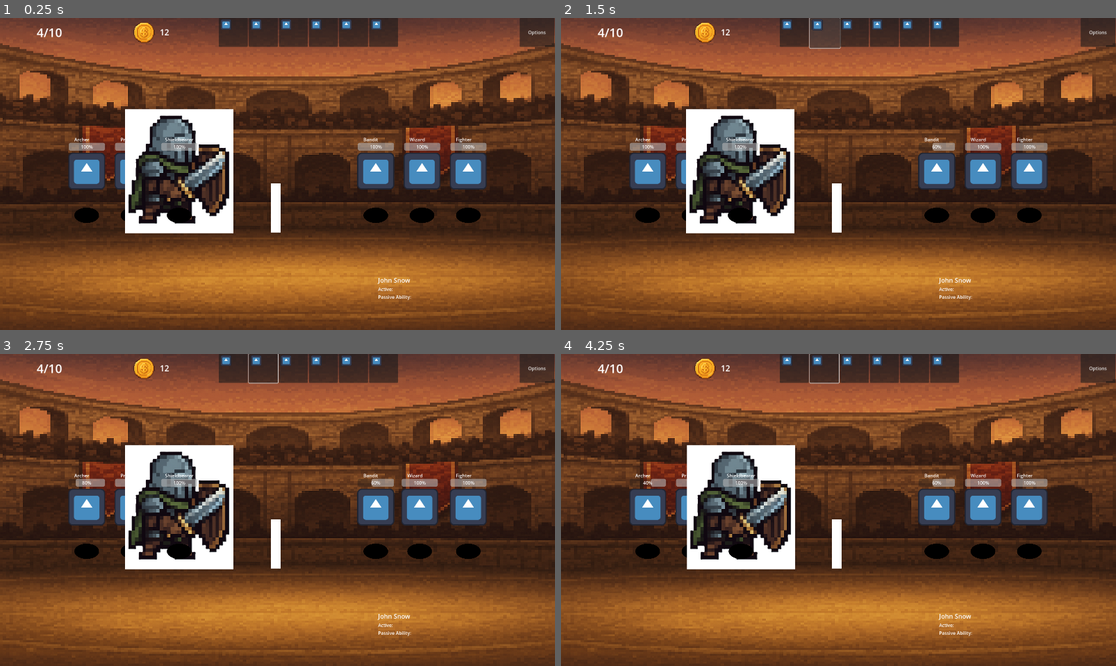
Above: before the commit, frames 1-4 (two rows, left to right).
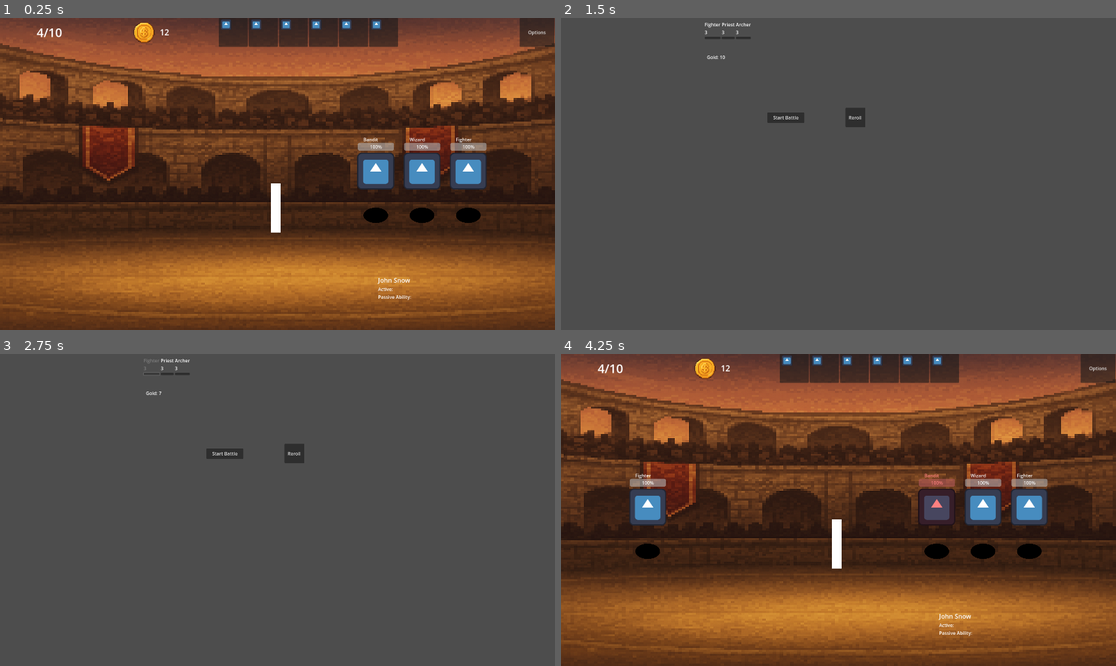
Above: after the commit, the same moments.

Repository: klaswell16/auto_battler
Game: Godot game, scene res://scenes/battle_scene.tscn
Two runs of this game, one before a commit and one after it. Both use one fixed random seed, a clock stepped at 60 frames per second and the inputs below. The engine's default icon, where the game draws it, is replaced by a stand-in: a white triangle on a blue panel in a dark square.
Inputs (mouse positions are in pixels of both pictures, inside the frame that each line leads up to):
- Up to frame 1 (0.25 s): no input
- Up to frame 2 (1.5 s): click (794, 33) at 0.5 s; click (821, 33) at 1.25 s
- Up to frame 3 (2.75 s): click (149, 372) at 2.02 s
- Up to frame 4 (4.25 s): click (855, 453) at 2.75 s, where only the run after the commit has a clickable "Reroll"; click (788, 453) at 3.5 s, where only the run after the commit has a clickable "Start Battle"

The runs differ from the first frame. In frame 1, 8.6% of the frame differs, in the area x 12-43%, y 29-70%; in frame 2, 98%; in frame 3, 98%, in the area x 0-100%, y 0-100%; in frame 4, 8.6%.

Commit message:
Add shop battle loop

Diff:
--- a/data/shieldbearer.tres
+++ b/data/shieldbearer.tres
@@ -1,6 +1,6 @@
 [gd_resource type="Resource" script_class="ChampionData" load_steps=3 format=3 uid="uid://d0em6jn425c6h"]
 
-[ext_resource type="Texture2D" uid="uid://1ivikckoy4ei" path="res://sprites/shieldbearernobg.png" id="1_16f62"]
+[ext_resource type="Texture2D" uid="uid://bofw1u406nhk8" path="res://icon.svg" id="1_16f62"]
 [ext_resource type="Script" uid="uid://b5ufi8mmpoals" path="res://scripts/champion_data.gd" id="2_8cdh5"]
 
 [resource]
@@ -8,5 +8,5 @@
 display_name = "Shieldbearer"
 armor = 4
 speed = 2
-body_texture = ExtResource("1_16f62")
+portrait_texture = ExtResource("1_16f62")
 metadata/_custom_type_script = "uid://b5ufi8mmpoals"
--- a/project.godot
+++ b/project.godot
@@ -17,7 +17,7 @@
 
 [autoload]
 
-AbilityDb="*res://scripts/ability_db.gd"
+BattleContext="*res://scripts/battle_context.gd"
 
 [display]
 
--- /dev/null
+++ b/scenes/Shop.tscn
@@ -0,0 +1,51 @@
+[gd_scene load_steps=10 format=3 uid="uid://csgwjjqrwqoy0"]
+
+[ext_resource type="Script" uid="uid://bemitvvcd87oa" path="res://scripts/shop.gd" id="1_rgcs7"]
+[ext_resource type="Script" uid="uid://b5ufi8mmpoals" path="res://scripts/champion_data.gd" id="2_skkvx"]
+[ext_resource type="Resource" uid="uid://digdr3ve32udb" path="res://data/fighter.tres" id="3_eo1la"]
+[ext_resource type="Resource" uid="uid://dw3pusjlrs7dh" path="res://data/wizard.tres" id="4_toxd1"]
+[ext_resource type="Resource" uid="uid://cxek03a6nagnq" path="res://data/bandit.tres" id="5_47hci"]
+[ext_resource type="Resource" uid="uid://d0em6jn425c6h" path="res://data/shieldbearer.tres" id="6_hd80v"]
+[ext_resource type="Resource" uid="uid://cxwf21vdhp7ov" path="res://data/priest.tres" id="7_abjrc"]
+[ext_resource type="Resource" uid="uid://c1lx0ys505qs4" path="res://data/archer.tres" id="8_jccym"]
+[ext_resource type="PackedScene" uid="uid://crrcw65irwauy" path="res://scenes/ShopSlot.tscn" id="9_plhqw"]
+
+[node name="Shop" type="Control"]
+layout_mode = 3
+anchors_preset = 0
+script = ExtResource("1_rgcs7")
+available_units = Array[ExtResource("2_skkvx")]([ExtResource("3_eo1la"), ExtResource("4_toxd1"), ExtResource("5_47hci"), ExtResource("6_hd80v"), ExtResource("7_abjrc"), ExtResource("8_jccym")])
+shop_slot_scene = ExtResource("9_plhqw")
+slots_per_roll = 3
+
+[node name="GoldLabel" type="Label" parent="."]
+layout_mode = 0
+offset_left = 505.0
+offset_top = 124.0
+offset_right = 545.0
+offset_bottom = 147.0
+
+[node name="SlotsContainer" type="HBoxContainer" parent="."]
+layout_mode = 0
+offset_left = 497.0
+offset_top = 7.0
+offset_right = 1532.0
+offset_bottom = 508.0
+
+[node name="RerollButton" type="Button" parent="."]
+layout_mode = 0
+offset_left = 984.0
+offset_top = 311.0
+offset_right = 1053.0
+offset_bottom = 378.0
+text = "Reroll"
+
+[node name="StartBattleButton" type="Button" parent="."]
+layout_mode = 0
+offset_left = 714.0
+offset_top = 327.0
+offset_right = 842.0
+offset_bottom = 363.0
+text = "Start Battle"
+
+[connection signal="pressed" from="StartBattleButton" to="." method="_on_start_battle_button_pressed"]
--- /dev/null
+++ b/scenes/ShopSlot.tscn
@@ -0,0 +1,22 @@
+[gd_scene load_steps=2 format=3 uid="uid://crrcw65irwauy"]
+
+[ext_resource type="Script" uid="uid://0876b0x85otd" path="res://scripts/shop_slot.gd" id="1_0lmm0"]
+
+[node name="ShopSlot" type="VBoxContainer"]
+offset_left = -2.0
+offset_top = 17.0
+offset_right = 268.0
+offset_bottom = 234.0
+script = ExtResource("1_0lmm0")
+
+[node name="Portrait" type="TextureRect" parent="."]
+layout_mode = 2
+
+[node name="NameLabel" type="Label" parent="."]
+layout_mode = 2
+
+[node name="CostLabel" type="Label" parent="."]
+layout_mode = 2
+
+[node name="BuyButton" type="Button" parent="."]
+layout_mode = 2
--- a/scripts/battle_context.gd
+++ b/scripts/battle_context.gd
@@ -1,11 +1,32 @@
 extends Node
 
 
-# Called when the node enters the scene tree for the first time.
-func _ready() -> void:
-	pass # Replace with function body.
+var gold: int = 10
 
+# Each entry is just a ChampionData reference the player owns
+var owned_units: Array[ChampionData] = []
 
-# Called every frame. 'delta' is the elapsed time since the previous frame.
-func _process(delta: float) -> void:
-	pass
+# Tracks how many copies you have of each champion, for upgrades
+var copy_counts: Dictionary = {}  # key: Resource path (String), value: int
+var star_levels: Dictionary = {}  # key: Resource path (String), value: int
+
+func add_unit(data: ChampionData) -> void:
+	if data == null:
+		return
+
+	owned_units.append(data)
+
+	var key := data.resource_path
+	if key == "":
+		key = str(data)  # fallback
+
+	var count: int = int(copy_counts.get(key, 0)) + 1
+	copy_counts[key] = count
+
+	var star: int = int(star_levels.get(key, 1))
+
+	# Simple rule: 3 copies = +1 star (TFT-style)
+	if count >= 3:
+		copy_counts[key] = 0
+		star_levels[key] = star + 1
+		print("Upgraded ", data.display_name, " to ", star + 1, "-star!")
--- a/scripts/battle_scene.gd
+++ b/scripts/battle_scene.gd
@@ -5,13 +5,14 @@
 
 var champion_scene: PackedScene = preload("res://scenes/Champion.tscn")
 
-@export var player_team: Array[ChampionData]
+var player_team: Array[ChampionData] = []
 @export var enemy_team: Array[ChampionData]
 
 var player_slots: Array = []
 var enemy_slots: Array = []
 
 func _ready() -> void:
+	player_team = BattleContext.owned_units.duplicate()
 	_spawn_row(player_row, player_team)
 	_spawn_row(enemy_row, enemy_team)
 	_cache_slots()
@@ -140,3 +141,7 @@
 
 func _on_battle_end(winner: String) -> void:
 	print("Battle over! Winner: ", winner)
+
+	# Simple version: go back to the shop after each battle
+	await get_tree().create_timer(1.0).timeout  # small pause so you see the result
+	get_tree().change_scene_to_file("res://scenes/shop.tscn")
--- a/scripts/champion_data.gd
+++ b/scripts/champion_data.gd
@@ -9,3 +9,6 @@
 
 @export var body_texture: Texture2D        # main in-battle sprite
 @export var portrait_texture: Texture2D    # for your PortraitButton
+
+@export var cost: int = 3
+@export var tier: int = 1
--- /dev/null
+++ b/scripts/shop.gd
@@ -0,0 +1,83 @@
+extends Control
+class_name Shop
+
+@export var available_units: Array[ChampionData] = []
+@export var shop_slot_scene: PackedScene
+@export var slots_per_roll: int = 5
+@export var reroll_cost: int = 2
+
+@onready var gold_label: Label = $GoldLabel
+@onready var slots_container: HBoxContainer = $SlotsContainer
+@onready var reroll_button: Button = $RerollButton
+
+var current_slots: Array[ShopSlot] = []
+
+func _ready() -> void:
+	if reroll_button:
+		reroll_button.pressed.connect(_on_reroll_pressed)
+	_update_gold_label()
+	roll_shop()
+
+func _update_gold_label() -> void:
+	if gold_label:
+		gold_label.text = "Gold: %d" % BattleContext.gold
+
+func clear_slots() -> void:
+	for slot in current_slots:
+		if is_instance_valid(slot):
+			slot.queue_free()
+	current_slots.clear()
+
+func roll_shop() -> void:
+	clear_slots()
+	if available_units.is_empty():
+		return
+
+	var count: int = min(slots_per_roll, available_units.size())
+	for i in count:
+		var data_index: int = randi() % available_units.size()
+		var data: ChampionData = available_units[data_index]
+
+		var slot: ShopSlot = shop_slot_scene.instantiate()
+		slots_container.add_child(slot)
+		slot.set_offer(data)
+		slot.buy_pressed.connect(_on_slot_buy_pressed)
+		current_slots.append(slot)
+
+func _on_slot_buy_pressed(data: ChampionData, cost: int) -> void:
+	if BattleContext.gold < cost:
+		print("Not enough gold!")
+		# You could flash the cost in red here
+		return
+
+	BattleContext.gold -= cost
+	BattleContext.add_unit(data)
+	_update_gold_label()
+
+	# Optionally remove or gray-out the bought slot
+	for slot in current_slots:
+		if slot.data == data:
+			slot.modulate = Color(0.5, 0.5, 0.5, 1.0)
+			if slot.buy_button:
+				slot.buy_button.disabled = true
+			break
+
+	print("Bought ", data.display_name)
+
+func _on_reroll_pressed() -> void:
+	if BattleContext.gold < reroll_cost:
+		print("Not enough gold to reroll!")
+		return
+
+	BattleContext.gold -= reroll_cost
+	_update_gold_label()
+	roll_shop()
+
+
+func _on_start_battle_button_pressed() -> void:
+	# Only start if the player actually has units
+	if BattleContext.owned_units.is_empty():
+		print("No units yet! Buy something first.")
+		return
+
+	get_tree().change_scene_to_file("res://scenes/battle_scene.tscn")
--- /dev/null
+++ b/scripts/shop_slot.gd
@@ -0,0 +1,36 @@
+extends VBoxContainer
+class_name ShopSlot
+
+@onready var portrait_rect: TextureRect = $Portrait
+@onready var name_label: Label = $NameLabel
+@onready var cost_label: Label = $CostLabel
+@onready var buy_button: Button = $BuyButton
+
+var data: ChampionData
+var cost: int = 0
+
+signal buy_pressed(data: ChampionData, cost: int)
+
+func _ready() -> void:
+	if buy_button:
+		buy_button.pressed.connect(_on_buy_button_pressed)
+
+func set_offer(d: ChampionData) -> void:
+	data = d
+	if data == null:
+		return
+
+	cost = data.cost
+	if portrait_rect and data.portrait_texture:
+		portrait_rect.texture = data.portrait_texture
+
+	if name_label:
+		name_label.text = data.display_name
+
+	if cost_label:
+		cost_label.text = str(cost)
+
+func _on_buy_button_pressed() -> void:
+	if data == null:
+		return
+	emit_signal("buy_pressed", data, cost)
Not shown, added: scripts/shop.gd.uid
Not shown, added: scripts/shop_slot.gd.uid
